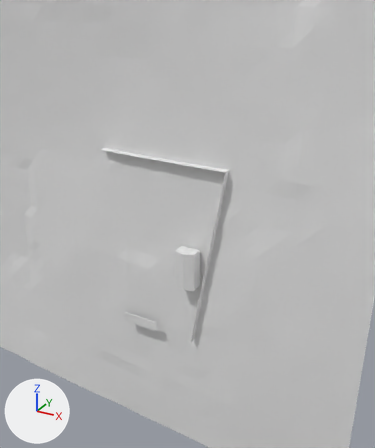
Before and after pictures for a commit that changed the OBJ model site/plan3d.obj.
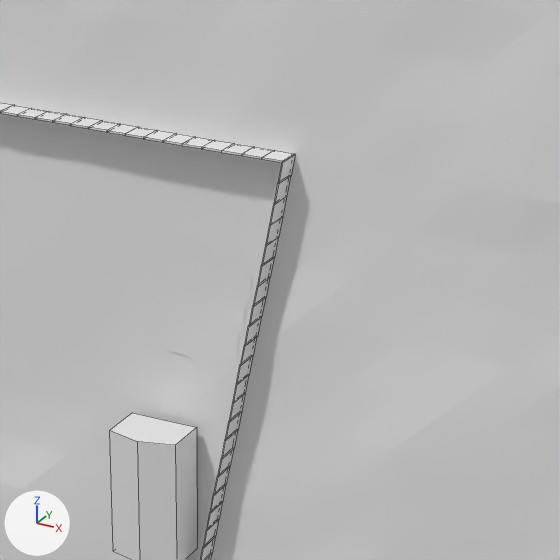
Each version is shown from a 50 mm lens placed at (84.2, -136.2, 47.5), pointed at (12.6, -6.0, -17.7), then close up on the part from 38% to 82% of the width and 28% to 65% of the height. The axes (+X, +Y, +Z) are drawn at lower left. The lights are the same throughout. The first two pictures are the older version. The close-ups show mesh edges as thin lines. Where no turn or scale is listed for an object, it has been applied to the vertices.

Before the edit, the objects in view are built like this:
```python
me_rear_fence = bpy.data.meshes.new('rear_fence')
me_rear_fence.from_pydata(...)  # 192 vertices, 144 faces; spans x -23.6..23.6, y -3.0..1.4, z -0.1..0.1
me_site_a_footprint_30x34 = bpy.data.meshes.new('site_A_footprint_30x34')
me_site_a_footprint_30x34.from_pydata(...)  # 445 vertices, 378 faces, 22 loose edges; spans x 9.45..20.14, y -1.53..-0.55, z -22.21..-10.52
me_terrain_lidar_2017 = bpy.data.meshes.new('terrain_lidar_2017')
me_terrain_lidar_2017.from_pydata(...)  # 12901 vertices, 12672 faces; spans x -590.0..70.0, y -10.0..22.0, z -110.0..370.0
ob_rear_fence = bpy.data.objects.new('rear_fence', me_rear_fence)
ob_rear_fence.location = (0.0, 0.0, 0.0)
ob_site_a_footprint_30x34 = bpy.data.objects.new('site_A_footprint_30x34', me_site_a_footprint_30x34)
ob_site_a_footprint_30x34.location = (0.0, 0.0, 0.0)
ob_terrain_lidar_2017 = bpy.data.objects.new('terrain_lidar_2017', me_terrain_lidar_2017)
ob_terrain_lidar_2017.location = (0.0, 0.0, 0.0)
# also in view: 'building_B_23x43_eave_14ft_assumed' at (11.8, -4.7, -34.5); 'north_line_fence' at (18.5, -2.9, -31.3)
```
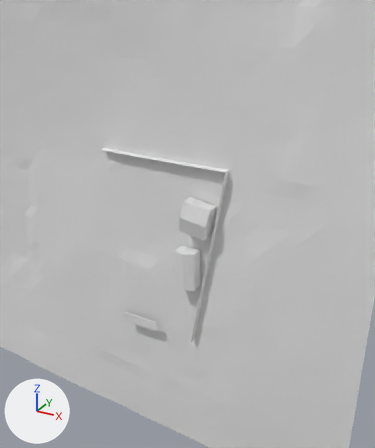
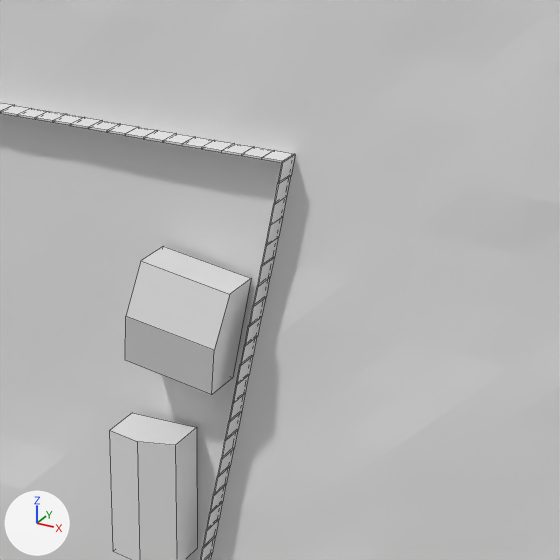
Commit message: 3D plan: building A on site A, built like building B

Boxes [x1, y1, x2, y2] around the edits, measured in the close-ups (560 x 560 px):
```json
{"object": "building_A_30x34_eave_14ft_assumed", "change": "added", "after": [125, 246, 251, 395]}
{"object": "site_A_footprint_30x34", "change": "unchanged, covered by the edit", "before": [151, 245, 252, 378], "after": [166, 245, 252, 364]}
```

Scene script edits in JSON lines:
```json
{"op": "add", "block": "me_building_a_30x34_eave_14ft_assumed", "code": ["me_building_a_30x34_eave_14ft_assumed = bpy.data.meshes.new('building_A_30x34_eave_14ft_assumed')", "me_building_a_30x34_eave_14ft_assumed.from_pydata([(9.45, -1.41, -20.75), (11.11, -1.41, -10.52), (20.14, -1.41, -11.98), (18.47, -1.41, -22.21), (18.47, -5.68, -22.21), (9.45, -5.68, -20.75), (11.11, -5.68, -10.52), (20.14, -5.68, -11.98), (19.3, -6.98, -17.1), (10.28, -6.98, -15.63)], [], [(0, 1, 2, 3), (0, 3, 4, 5), (2, 1, 6, 7), (3, 2, 7, 8, 4), (1, 0, 5, 9, 6), (5, 4, 8, 9), (7, 6, 9, 8)])"]}
{"op": "add", "block": "ob_building_a_30x34_eave_14ft_assumed", "code": ["ob_building_a_30x34_eave_14ft_assumed = bpy.data.objects.new('building_A_30x34_eave_14ft_assumed', me_building_a_30x34_eave_14ft_assumed)", "ob_building_a_30x34_eave_14ft_assumed.location = (0.0, 0.0, 0.0)"]}
```
